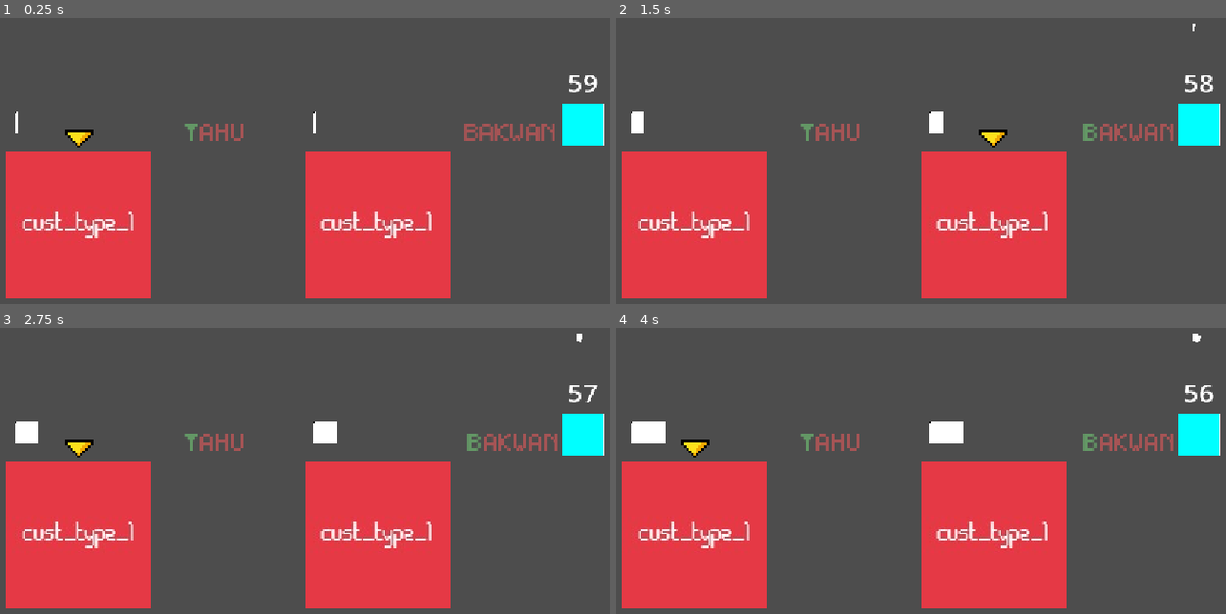
Above: before the commit, frames 1-4 (two rows, left to right).
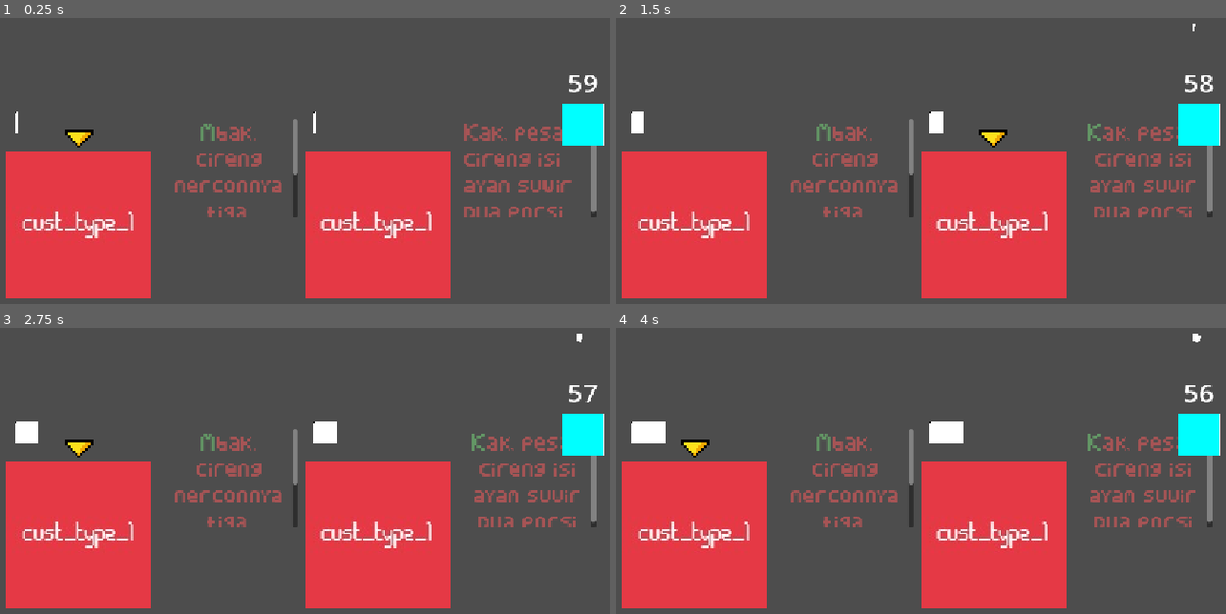
Above: after the commit, the same moments.

Repository: mfauzanmfn/Cold-Fall
Game: Godot game, scene res://scenes/typing_scene.tscn
Two runs of this game, one before a commit and one after it. Both use one fixed random seed, a clock stepped at 60 frames per second and the inputs below. The project has no main scene, so this scene is started directly.
Inputs (mouse positions are in pixels of both pictures, inside the frame that each line leads up to):
- Up to frame 1 (0.25 s): no input
- Up to frame 2 (1.5 s): click (695, 223) at 0.5 s, where only the run before the commit has a clickable "TAHU"; click (994, 223) at 1.25 s, where only the run before the commit has a clickable "BAKWAN"
- Up to frame 3 (2.75 s): click (79, 533) at 2 s, where only the run after the commit has a clickable "Mbak, cireng merconnya tiga. …"
- Up to frame 4 (4 s): click (994, 533) at 2.75 s, where only the run after the commit has a clickable "Kak, pesan cireng isi ayam su…"; click (695, 533) at 3.5 s, where only the run before the commit has a clickable "TAHU"

The runs differ from the first frame. In frame 1, 3.1% of the frame differs, in the area x 28-98%, y 35-70%; in frame 2, 3.0%; in frame 3, 3.0%; in frame 4, 3.0%.

Commit message:
Masukkin list order

Diff:
--- a/scenes/cust_panel.tscn
+++ b/scenes/cust_panel.tscn
@@ -161,11 +161,11 @@
 process_material = SubResource("ParticleProcessMaterial_a7phj")
 
 [node name="order" type="RichTextLabel" parent="CenterContainer/Char_texture" unique_id=1333664176]
-custom_maximum_size = Vector2(150, 150)
+custom_maximum_size = Vector2(200, 150)
 layout_mode = 0
 offset_left = 240.0
 offset_top = -50.0
-offset_right = 390.0
+offset_right = 440.0
 offset_bottom = 100.0
 theme_override_colors/default_color = Color(0.6509804, 0.32941177, 0.33333334, 1)
 theme_override_fonts/normal_font = ExtResource("1_0apfo")
--- a/scripts/Global/ItemPools.gd
+++ b/scripts/Global/ItemPools.gd
@@ -1,23 +1,43 @@
 extends Node
 
 
-var item_pool: Dictionary = {
-	"Basic" : [
-		{"text": "BAKWAN", "price": 100},
-		{"text": "TAHU", "price": 200},
-		{"text": "CIRENG", "price": 300}
+#var orders_pool: Dictionary = {
+	#"Basic" : [
+		#{"text": "BAKWAN", "price": 100},
+		#{"text": "TAHU", "price": 200},
+		#{"text": "CIRENG", "price": 300}
+	#],
+	#"Medium" : [
+		#{"text": "INI TEXT MEDIUM", "price": 400}
+	#]
+#}
+#
+#var unlocked_groups: Array[String] = ["Basic"]
+
+var orders_pool: Dictionary = {
+	"Level1&2" : [
+		{"text": "Kak! Satu cireng bumbu rujak", "price": 100},
+		{"text": "Dua cireng original digoreng kering ya, Mbak", "price": 100},
+		{"text": "Mau tiga cireng, tapi bumbunya tolong dipisah", "price": 100},
+		{"text": "Beli cirengnya lima biji nggak pakai bumbu. Jangan lama, ya", "price": 100},
+		{"text": "Kak, pesan cireng isi ayam suwir dua porsi", "price": 100},
+		{"text": "Cireng bumbu kacang satu, tapi bumbunya jangan terlalu banyak", "price": 100},
+		{"text": "Mbak, cireng merconnya tiga. Digoreng dadakan aja, ya!", "price": 100},
+		{"text": "Neng cantik! Cireng rujak 4, yang 2 pedas, yang 2 lagi manis. Pisah plastiknya", "price": 100},
+		{"text": "Permisi, mau beli cireng original sepuluh biji. Tolong gorengnya agak garing, ya, Kak", "price": 100},
+		{"text": "Mbak, cireng kuah seblaknya satu! Kuahnya dibanyakin, nggak pake daun bawang, terus cirengnya setengah mateng aja", "price": 100}
 	],
 	"Medium" : [
-		{"text": "INI TEXT MEDIUM", "price": 400}
+		{"text": "INI TEXT MEDIUM", "price": 200}
 	]
 }
 
-var unlocked_groups: Array[String] = ["Basic"]
+var unlocked_groups: Array[String] = ["Level1&2"]
 
 func get_unlocked_items() -> Array:
 	var items_array = []
 	for group in unlocked_groups:
-		items_array.append_array(item_pool[group])
+		items_array.append_array(orders_pool[group])
 	return items_array
 
 # Called when the node enters the scene tree for the first time.
